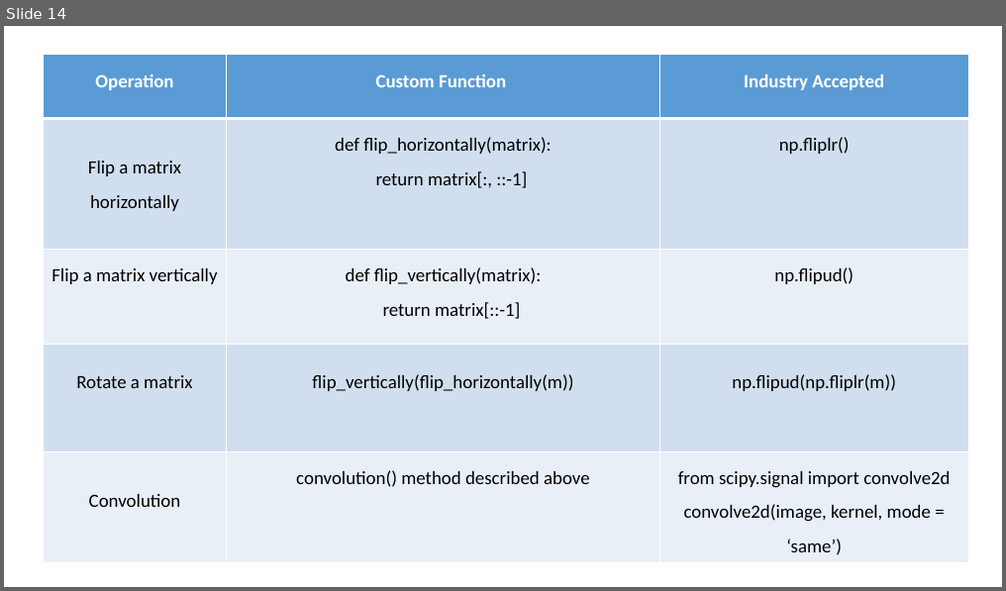
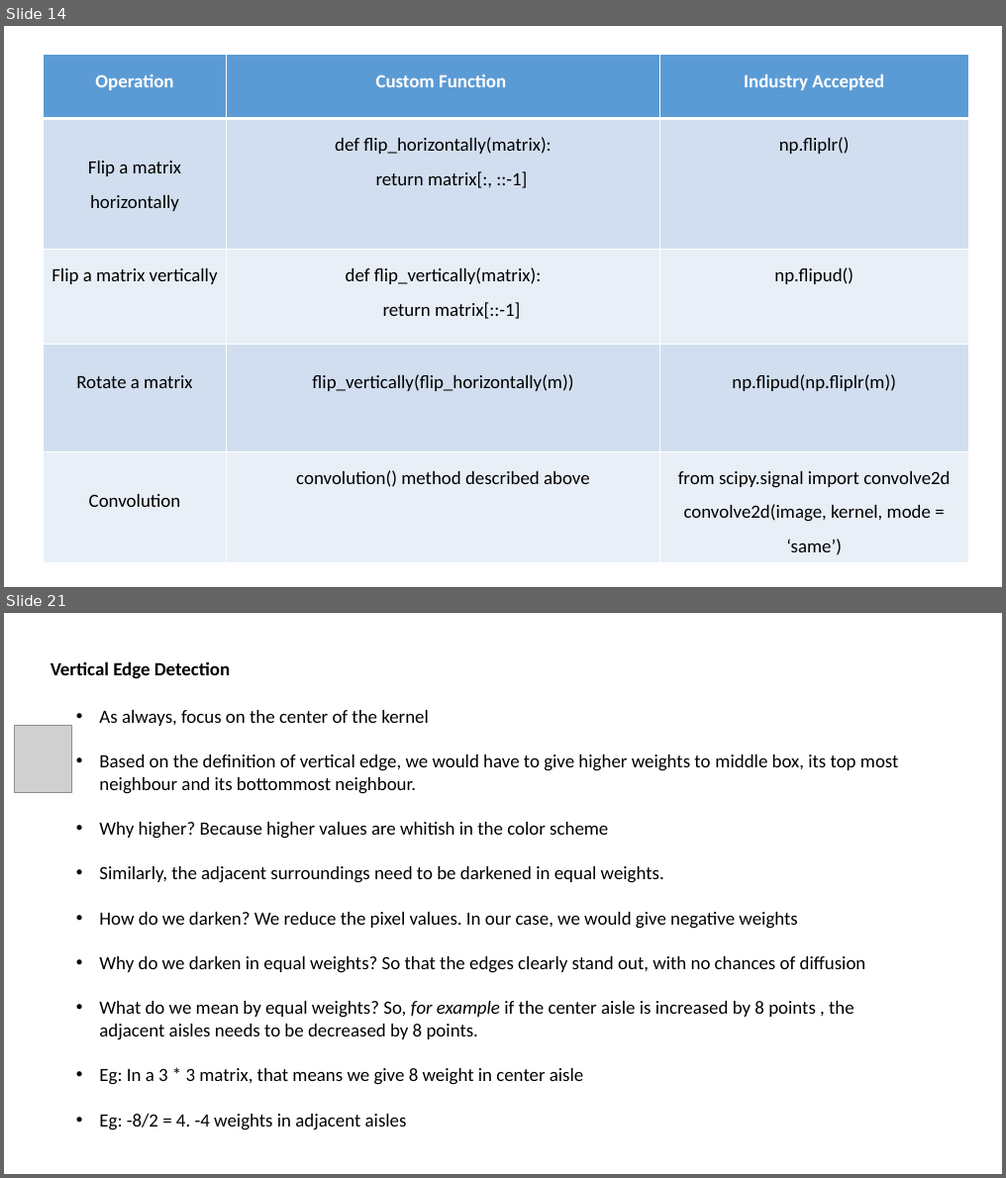
Before and after one commit to in-tandem/real_world_use_cases_1, a slide deck: images_playground/Convolution.pptx. Shown one above the other, each under a label of ours: slide 14 before the commit, slides 14 and 21 after it; the slides between them are not shown. The pictures are 1006x591 and 1006x1178 pixels, drawn with LibreOffice and Linux fonts; fonts in the diff are those of the drawing; grey boxes stand for pictures. Boxes give left, top, right and bottom in pixels: in the first picture for what was removed or moved away, otherwise in the second. Text is boxed around its words. In the diff, an @@ line names an element or a change of style, - is before the commit and + after.

```diff
--- a/images_playground/Convolution.pptx
+++ b/images_playground/Convolution.pptx
@@ slide 21 added at <box>4,613,1002,1174</box>, background #FFFFFF @@
@@ text added at <box>51,662,230,679</box>, 18 pt, text #000000, bold @@
+Vertical Edge Detection
@@ picture added at <box>15,725,71,792</box> @@
@@ text added at <box>99,710,899,1131</box>, 18 pt, text #000000 @@
+• As always, focus on the center of the kernel
+• Based on the definition of vertical edge, we would have to give higher weights to middle box, its top most neighbour and its bottommost neighbour.
+• Why higher? Because higher values are whitish in the color scheme
+• Similarly, the adjacent surroundings need to be darkened in equal weights.
+• How do we darken? We reduce the pixel values. In our case, we would give negative weights
+• Why do we darken in equal weights? So that the edges clearly stand out, with no chances of diffusion
+• What do we mean by equal weights? So, for example if the center aisle is increased by 8 points , the adjacent aisles needs to be decreased by 8 points.
+• Eg: In a 3 * 3 matrix, that means we give 8 weight in center aisle
+• Eg: -8/2 = 4. -4 weights in adjacent aisles
```
Also in this commit, not shown: 1 slide changed, 11 other slides added, 13 other files.
